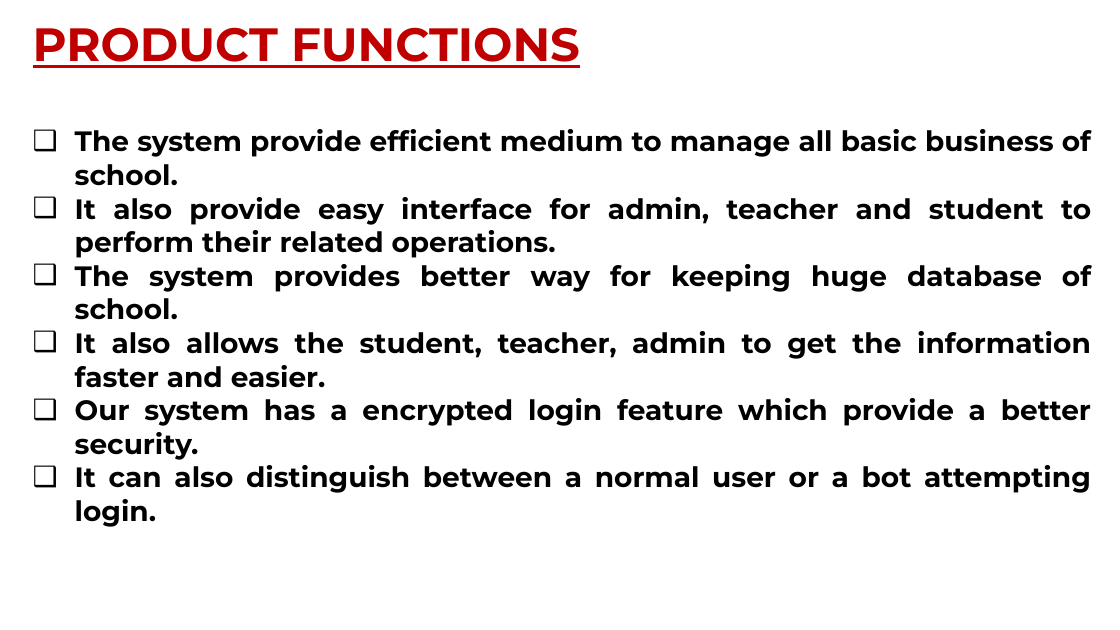
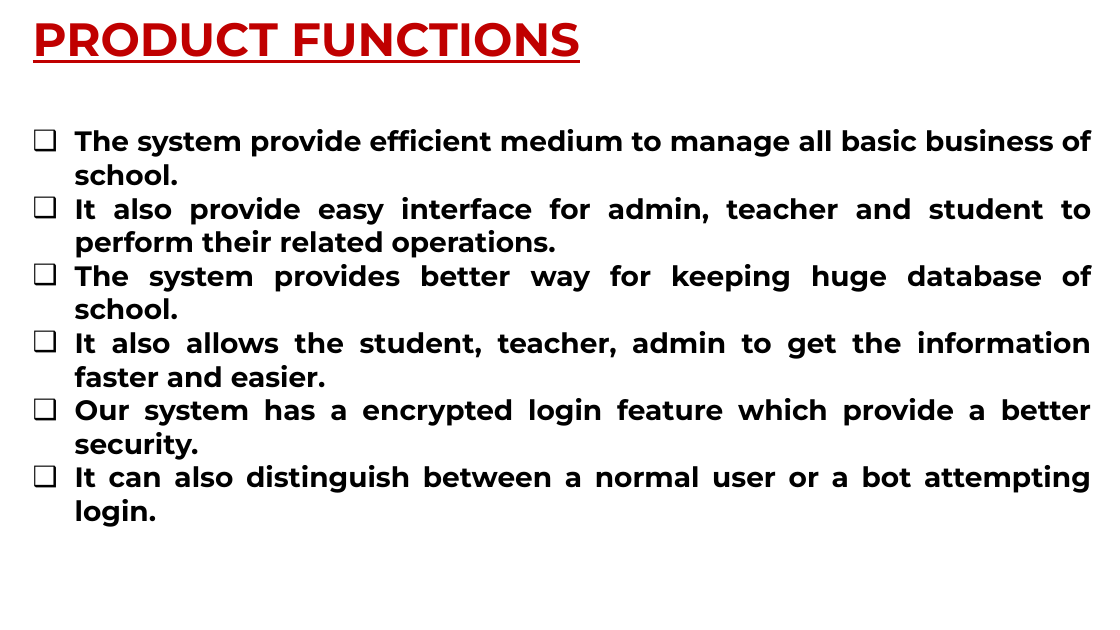
Before and after one commit to aniketrok07/CDAC_Project_SMS, a slide deck: slide 5 of PPT_FINAL.pptx. Drawn at 1120x630 pixels with LibreOffice and Linux fonts; fonts in the diff are those of the drawing; background and template pictures are left out. Boxes give left, top, right and bottom in pixels: in the first picture for what was removed or moved away, otherwise in the second. Text is boxed around its words. In the diff, an @@ line names an element or a change of style, - is before the commit and + after.

```diff
--- a/PPT_FINAL.pptx
+++ b/PPT_FINAL.pptx
@@ text "PRODUCT FUNCTIONS": place and size @@
-text "PRODUCT FUNCTIONS" at (33, 27, 580, 68)
+text "PRODUCT FUNCTIONS" at (33, 22, 580, 63)
```
Also in this commit, not shown: 5 other files.
